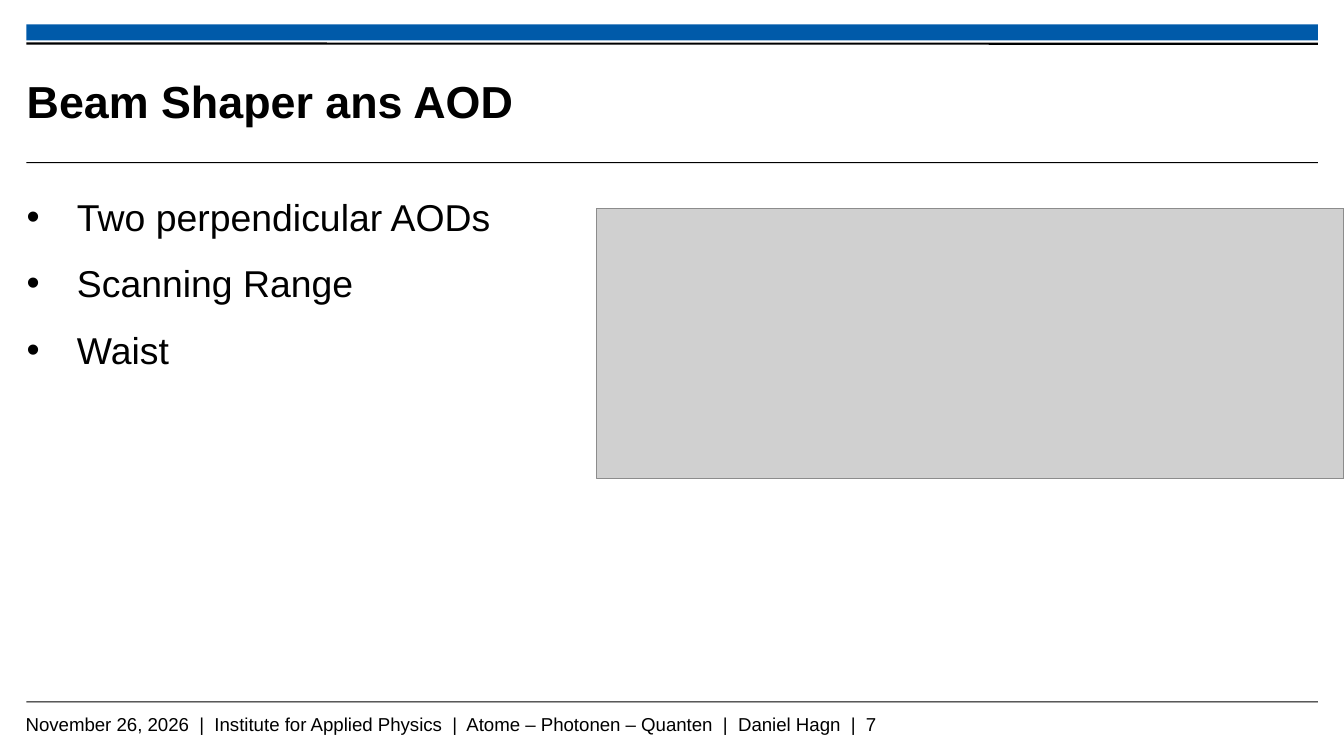
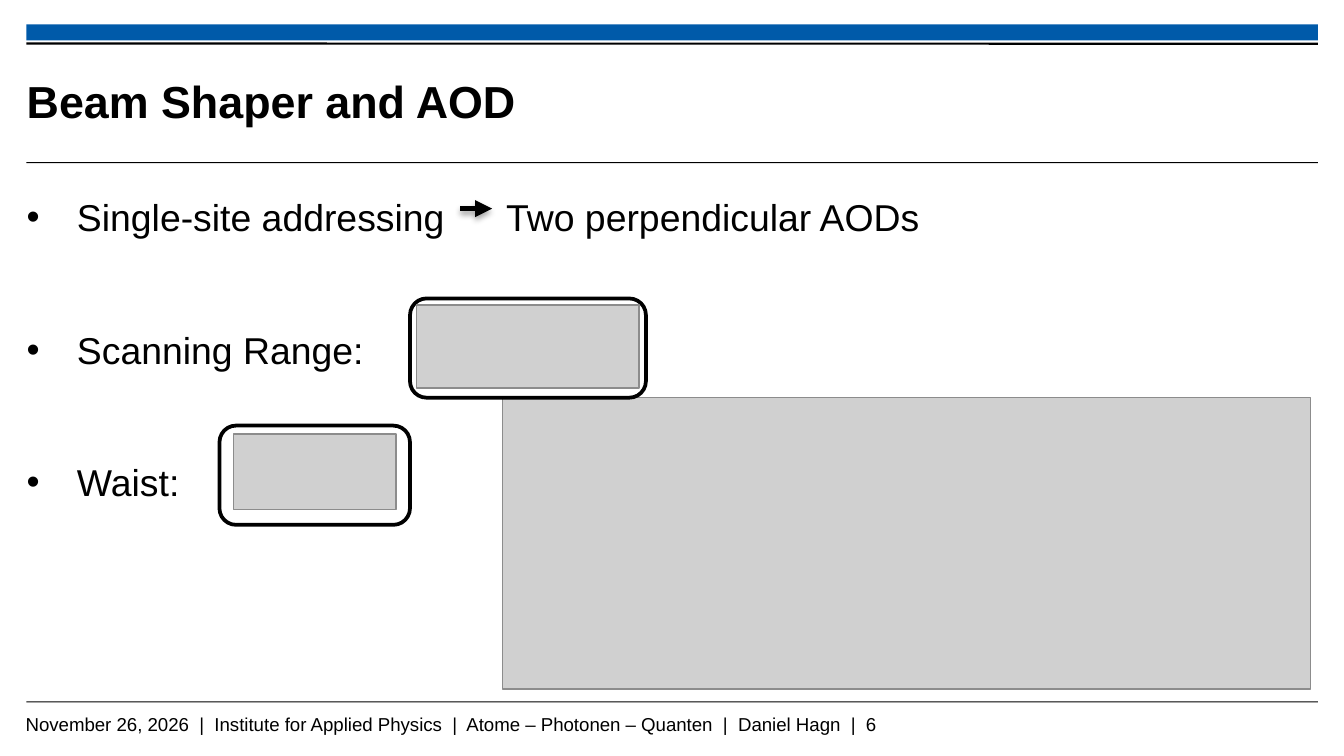
Before and after one commit to Daniel-Hagn-physik/Masterthesis_Backup, a slide deck: slide 6 of Hagn_Daniel_Mastervortrag.pptx (slide 7 before the commit). Drawn at 1344x756 pixels with LibreOffice and Linux fonts; fonts in the diff are those of the drawing; grey boxes stand for pictures; background and template pictures are left out. Boxes give left, top, right and bottom in pixels: in the first picture for what was removed or moved away, otherwise in the second. Text is boxed around its words. In the diff, an @@ line names an element or a change of style, - is before the commit and + after.

Commit message:
06.11

```diff
--- a/Hagn_Daniel_Mastervortrag.pptx
+++ b/Hagn_Daniel_Mastervortrag.pptx
@@ title at (x1=27, y1=85, x2=516, y2=126): text changed @@
-Beam Shaper ans AOD
+Beam Shaper and AOD
@@ text at (x1=77, y1=204, x2=920, y2=497): text changed @@
-• Two perpendicular AODs
-• Scanning Range
-• Waist
+• Single-site addressing Two perpendicular AODs
+• Scanning Range:
+• Waist:
@@ arrow added from (461, 208) to (492, 208), #000000 3 pt @@
@@ rounded rectangle added at (x1=410, y1=298, x2=645, y2=398), fill #FFFFFF, outline #000000 2 pt @@
@@ picture added at (x1=417, y1=305, x2=638, y2=388) @@
@@ picture resized from (x1=597, y1=208, x2=1344, y2=478) to (x1=503, y1=398, x2=1310, y2=689) @@
@@ rounded rectangle added at (x1=219, y1=426, x2=410, y2=526), fill #FFFFFF, outline #000000 2 pt @@
@@ picture added at (x1=234, y1=434, x2=396, y2=509) @@
@@ text at (x1=26, y1=717, x2=876, y2=735): text changed @@
-November 26, 2026 | Institute for Applied Physics | Atome – Photonen – Quanten | Daniel Hagn | 7
+November 26, 2026 | Institute for Applied Physics | Atome – Photonen – Quanten | Daniel Hagn | 6
```
Also in this commit, not shown: 5 other slides changed, 1 slide removed.
